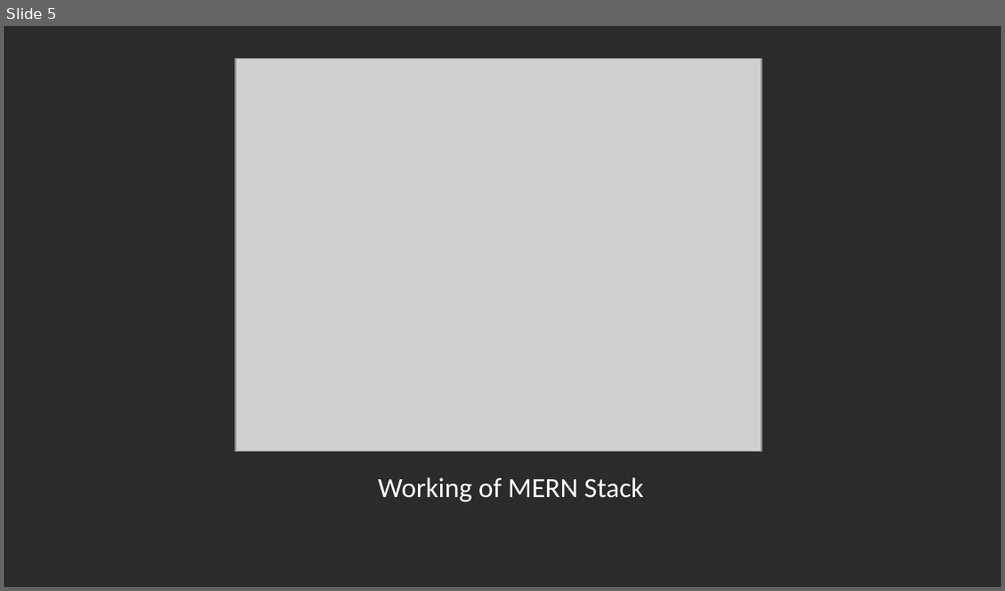
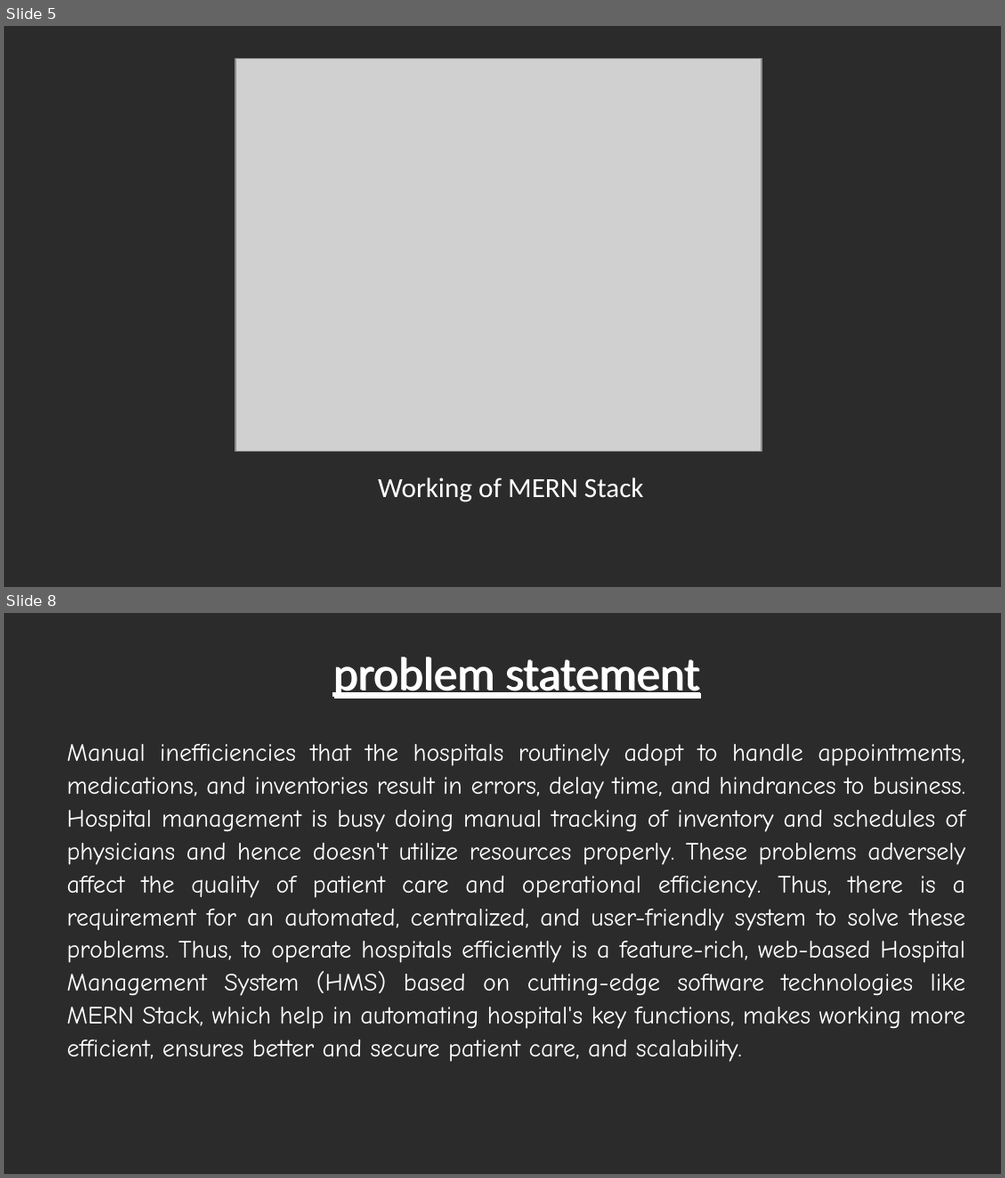
Before and after one commit to Sahithya132002/Final-Year-Project, a slide deck: Review 2.pptx. Shown one above the other, each under a label of ours: slide 5 before the commit, slides 5 and 8 after it; the slides between them are not shown. The pictures are 1005x591 and 1005x1178 pixels, drawn with LibreOffice and Linux fonts; fonts in the diff are those of the drawing; grey boxes stand for pictures; background and template pictures are left out; a plain dark background stands for a picture behind light text. Boxes give left, top, right and bottom in pixels: in the first picture for what was removed or moved away, otherwise in the second. Text is boxed around its words. In the diff, an @@ line names an element or a change of style, - is before the commit and + after.

```diff
--- a/Review 2.pptx
+++ b/Review 2.pptx
@@ slide 8 added at box(4, 613, 1001, 1174), background picture (left out) @@
@@ title added at box(332, 657, 700, 698), 34 pt, text #FFFFFF, underline @@
+problem statement
@@ text added at box(67, 744, 965, 1062), 18 pt, text #FFFFFF @@
+Manual inefficiencies that the hospitals routinely adopt to handle appointments, medications, and inventories result in errors, delay time, and hindrances to business. Hospital management is busy doing manual tracking of inventory and schedules of physicians and hence doesn't utilize resources properly. These problems adversely affect the quality of patient care and operational efficiency. Thus, there is a requirement for an automated, centralized, and user-friendly system to solve these problems. Thus, to operate hospitals efficiently is a feature-rich, web-based Hospital Management System (HMS) based on cutting-edge software technologies like MERN Stack, which help in automating hospital's key functions, makes working more efficient, ensures better and secure patient care, and scalability.
```
Also in this commit, not shown: 13 slides changed, 6 other slides added, 3 slides removed, 4 other files.
